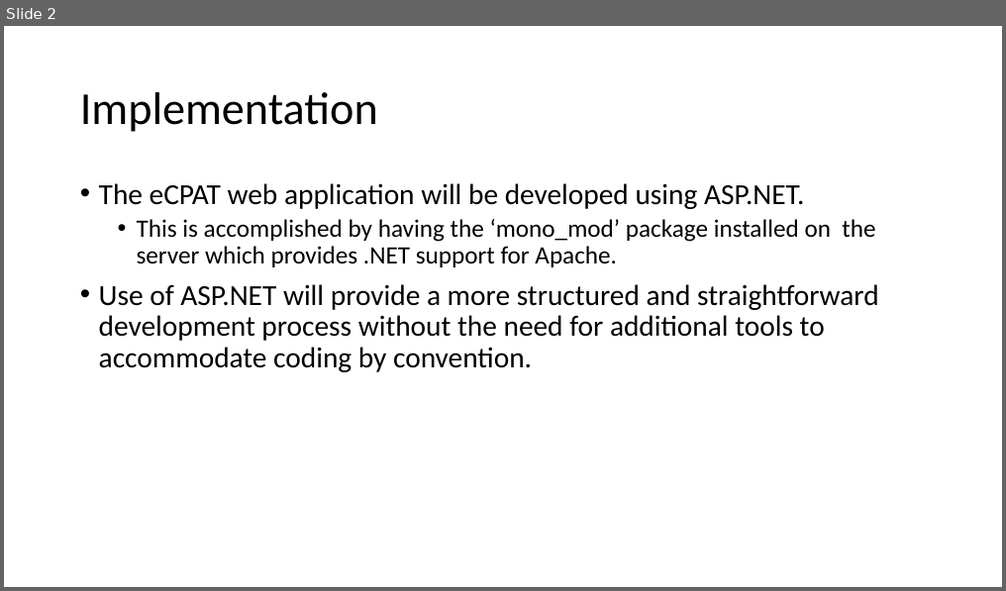
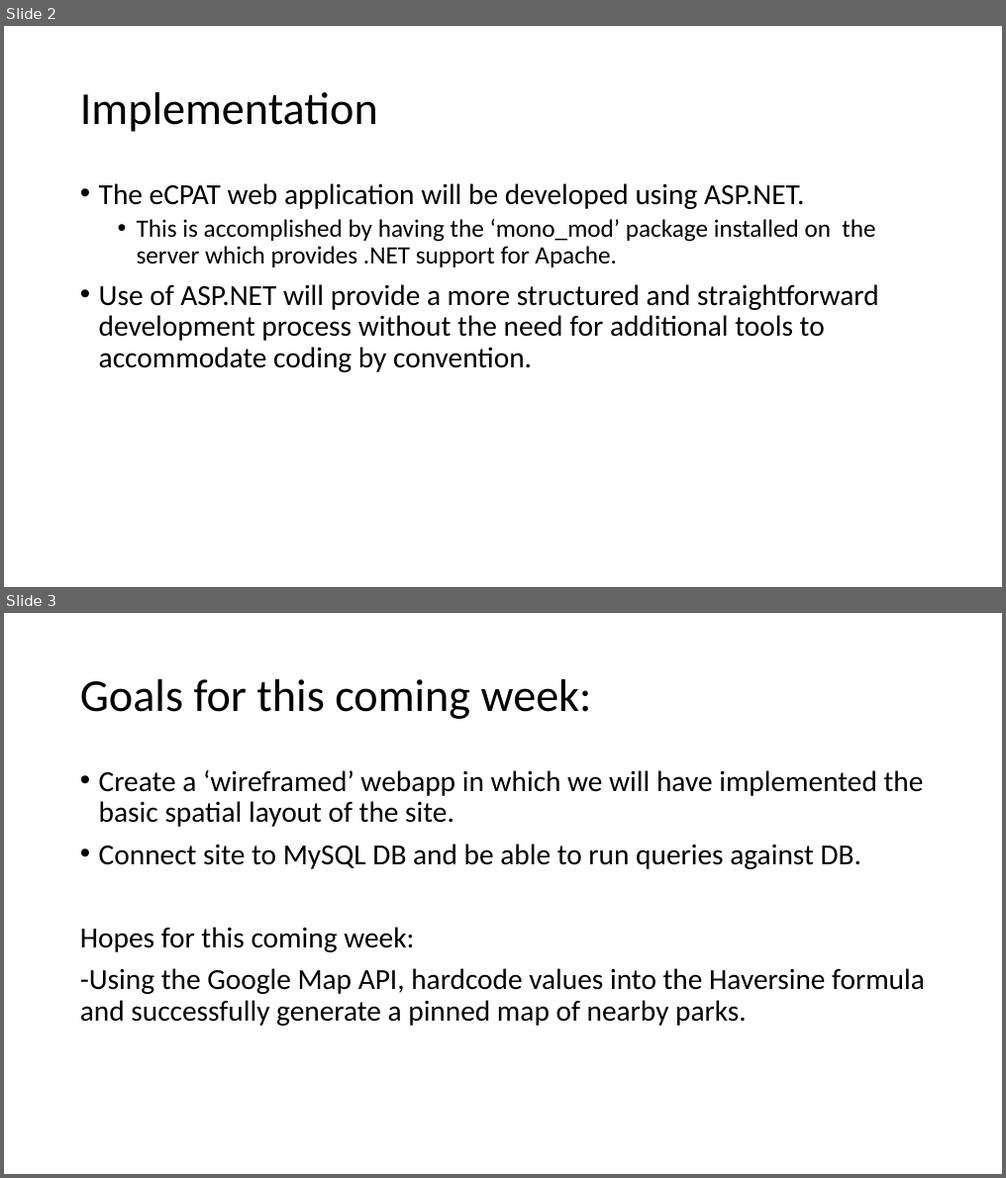
Before and after one commit to think-tools/CPAT, a slide deck: Presentations/Week 4 Presentation.pptx. Shown one above the other, each under a label of ours: slide 2 before the commit, slides 2 and 3 after it. The pictures are 1006x591 and 1006x1178 pixels, drawn with LibreOffice and Linux fonts; fonts in the diff are those of the drawing. Boxes give left, top, right and bottom in pixels: in the first picture for what was removed or moved away, otherwise in the second. Text is boxed around its words. In the diff, an @@ line names an element or a change of style, - is before the commit and + after.

Commit message:
Week 4 Presentation v2

```diff
--- a/Presentations/Week 4 Presentation.pptx
+++ b/Presentations/Week 4 Presentation.pptx
@@ slide 3 added at [4, 613, 1002, 1174], background #FFFFFF @@
@@ title added at [80, 679, 592, 719], 44 pt, text #000000 @@
+Goals for this coming week:
@@ text added at [80, 770, 925, 1026], 28 pt, text #000000 @@
+• Create a ‘wireframed’ webapp in which we will have implemented the basic spatial layout of the site.
+• Connect site to MySQL DB and be able to run queries against DB.
+Hopes for this coming week:
+-Using the Google Map API, hardcode values into the Haversine formula and successfully generate a pinned map of nearby parks.
```
Also in this commit, not shown: 1 slide removed.
